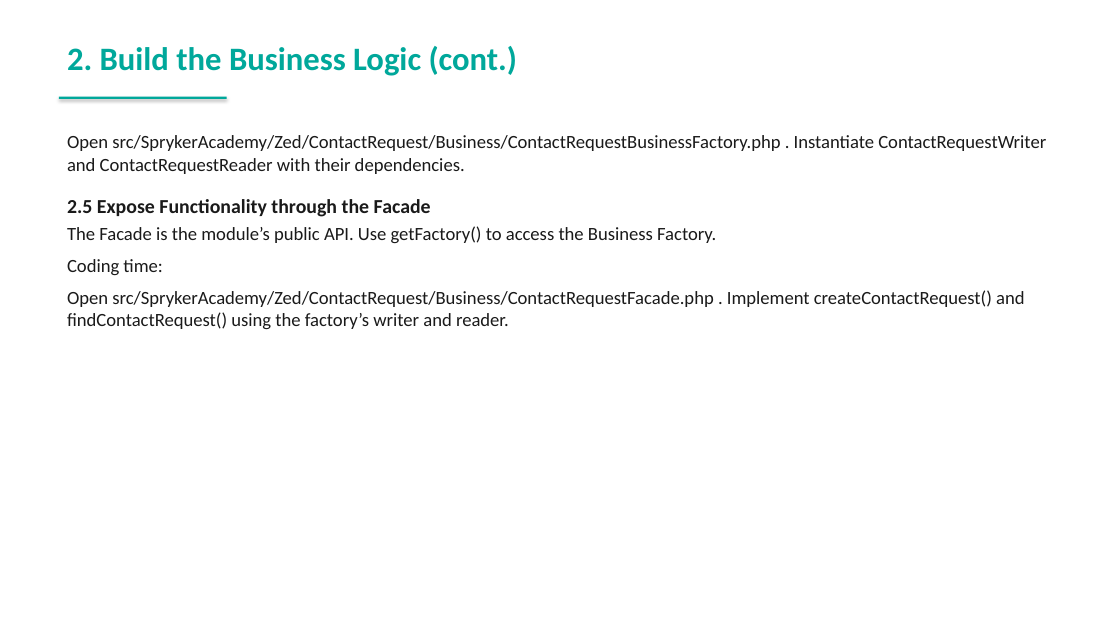
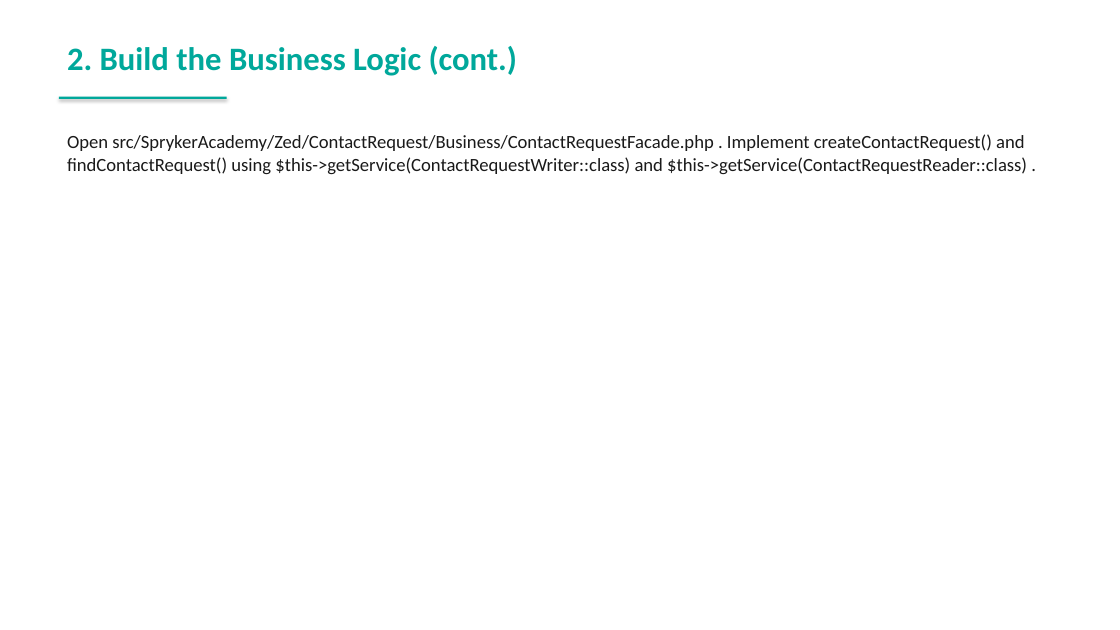
Before and after one commit to spryker-academy/instructor-exercises, a slide deck: slide 106 of guides-pptx/spryker-academy-fundamental.pptx. Drawn at 1120x630 pixels with LibreOffice and Linux fonts; fonts in the diff are those of the drawing. Boxes give left, top, right and bottom in pixels: in the first picture for what was removed or moved away, otherwise in the second. Text is boxed around its words. In the diff, an @@ line names an element or a change of style, - is before the commit and + after.

Commit message:
fix: regenerate PowerPoint guides from updated HTML
- Synced spryker-academy-fundamental.pptx with HTML guides
- Synced spryker-academy-professional.pptx with HTML guides

```diff
--- a/guides-pptx/spryker-academy-fundamental.pptx
+++ b/guides-pptx/spryker-academy-fundamental.pptx
@@ text at (x1=67, y1=134, x2=1027, y2=174): text changed @@
-Open src/SprykerAcademy/Zed/ContactRequest/Business/ContactRequestBusinessFactory.php . Instantiate ContactRequestWriter and ContactRequestReader with their dependencies.
-2.5 Expose Functionality through the Facade
-The Facade is the module’s public API. Use getFactory() to access the Business Factory.
-Coding time:
-Open src/SprykerAcademy/Zed/ContactRequest/Business/ContactRequestFacade.php . Implement createContactRequest() and findContactRequest() using the factory’s writer and reader.
+Open src/SprykerAcademy/Zed/ContactRequest/Business/ContactRequestFacade.php . Implement createContactRequest() and findContactRequest() using $this->getService(ContactRequestWriter::class) and $this->getService(ContactRequestReader::class) .
```
Also in this commit, not shown: 9 other slides changed, 1 slide added, 1 other file.
